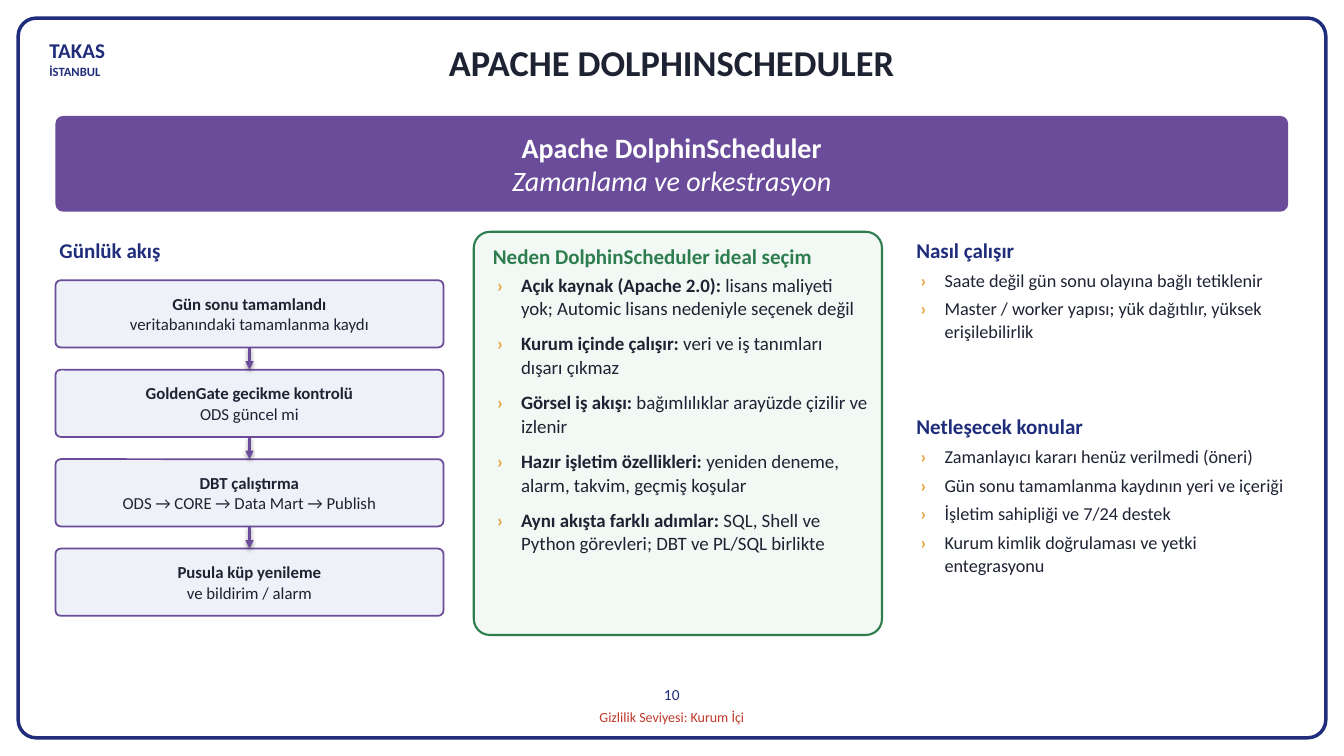
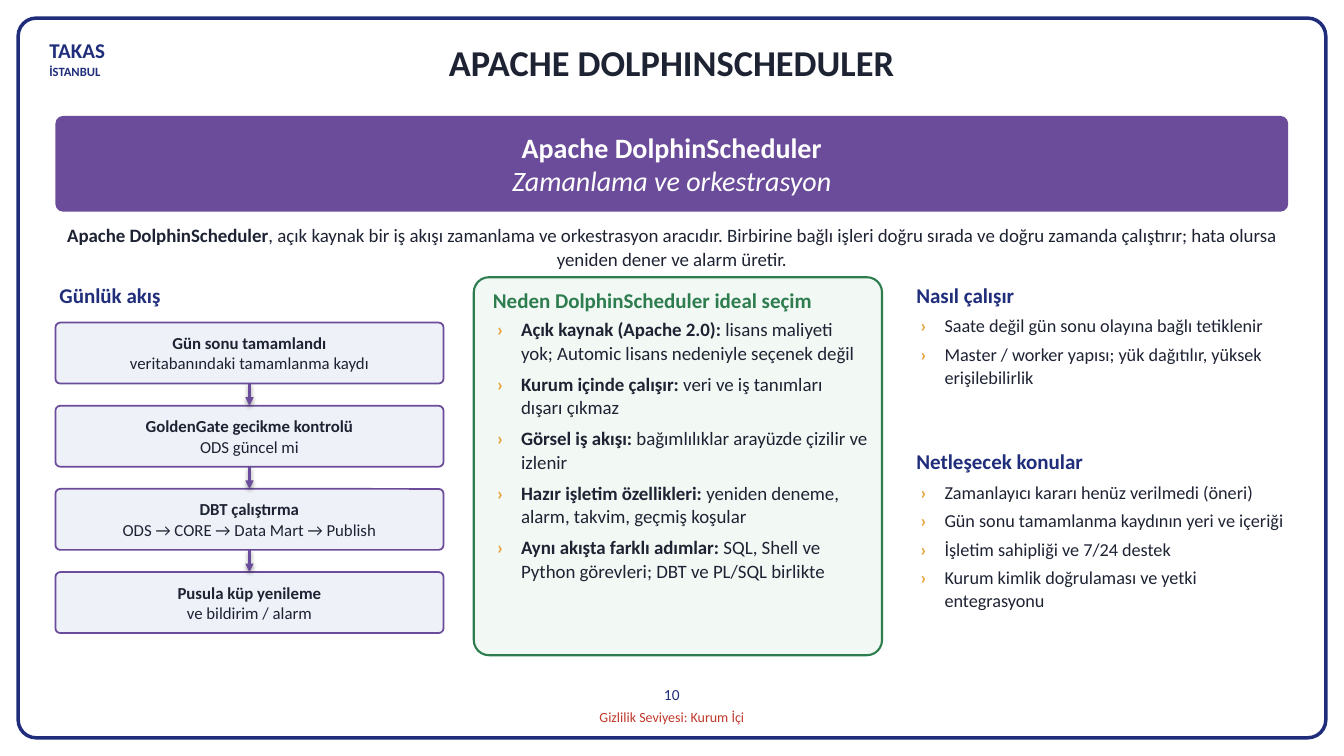
Before and after one commit to hanifidemirel0/Cursor-Projects, a slide deck: slide 12 of outputs/dwh-sunum-kasim-2026/5 - DWHSunum_Kasim2026.pptx. Drawn at 1344x756 pixels with LibreOffice and Linux fonts; fonts in the diff are those of the drawing. Boxes give left, top, right and bottom in pixels: in the first picture for what was removed or moved away, otherwise in the second. Text is boxed around its words. In the diff, an @@ line names an element or a change of style, - is before the commit and + after.

```diff
--- a/outputs/dwh-sunum-kasim-2026/5 - DWHSunum_Kasim2026.pptx
+++ b/outputs/dwh-sunum-kasim-2026/5 - DWHSunum_Kasim2026.pptx
@@ text added at (x1=67, y1=228, x2=1276, y2=269), 13.5 pt, text #1E2333 @@
+Apache DolphinScheduler, açık kaynak bir iş akışı zamanlama ve orkestrasyon aracıdır. Birbirine bağlı işleri doğru sırada ve doğru zamanda çalıştırır; hata olursa yeniden dener ve alarm üretir.
@@ rounded rectangle resized from (x1=474, y1=232, x2=882, y2=635) to (x1=474, y1=277, x2=882, y2=655) @@
@@ 3 texts moved together from (x1=59, y1=243, x2=1014, y2=268) to (x1=59, y1=288, x2=1014, y2=312) @@
@@ rounded rectangle "Gün sonu tamamlandı" resized from (x1=55, y1=280, x2=444, y2=348) to (x1=55, y1=323, x2=444, y2=383) @@
@@ text "› Açık kaynak (Apache 2.0): ..." moved from (x1=521, y1=278, x2=868, y2=554) to (x1=521, y1=322, x2=868, y2=582) @@
@@ text "› Açık kaynak (Apache 2.0): ..." at (x1=521, y1=322, x2=868, y2=582): less space between paragraphs @@
@@ text "› Saate değil gün sonu ..." moved from (x1=945, y1=274, x2=1262, y2=341) to (x1=945, y1=319, x2=1262, y2=387) @@
@@ 2 texts, 1 arrow moved together from (x1=250, y1=348, x2=1283, y2=575) to (x1=250, y1=384, x2=1283, y2=610) @@
@@ rounded rectangle "GoldenGate gecikme kontrolü" resized from (x1=55, y1=370, x2=444, y2=438) to (x1=55, y1=406, x2=444, y2=467) @@
@@ arrow moved from (250, 437) - (250, 459) to (250, 467) - (250, 489) @@
@@ rounded rectangle "DBT çalıştırma" resized from (x1=55, y1=459, x2=444, y2=526) to (x1=55, y1=489, x2=444, y2=549) @@
@@ arrow moved from (250, 526) - (250, 548) to (250, 551) - (250, 572) @@
@@ rounded rectangle "Pusula küp yenileme" resized from (x1=55, y1=548, x2=444, y2=616) to (x1=55, y1=572, x2=444, y2=632) @@
```
Also in this commit, not shown: 1 other slide changed, 3 other files.
